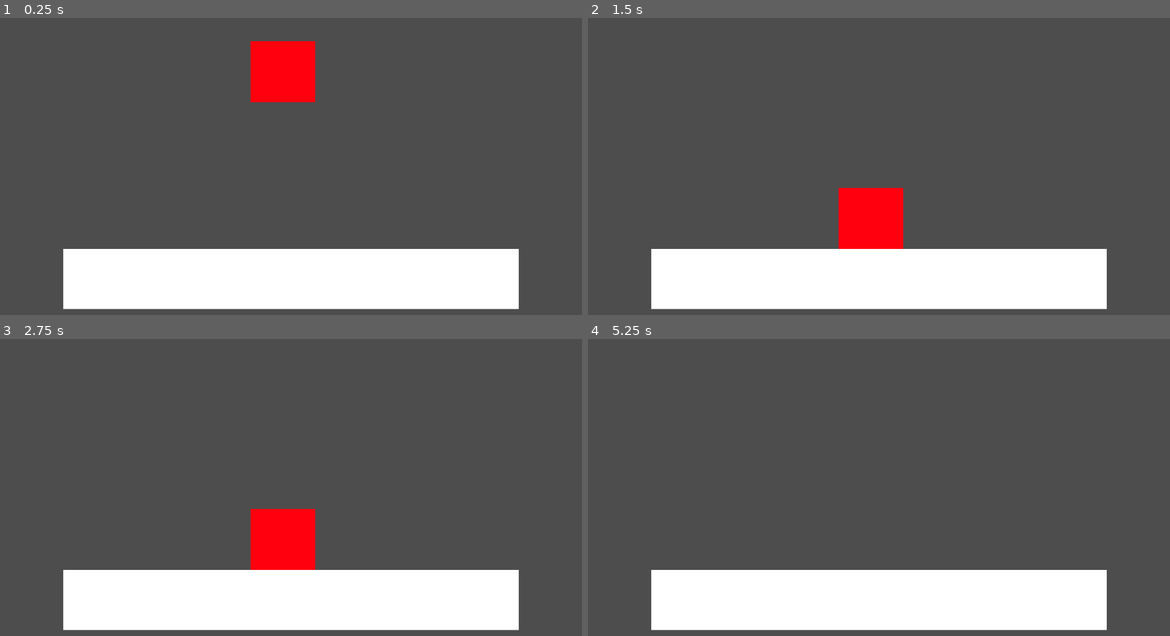
Above: before the commit, frames 1-4 (two rows, left to right).
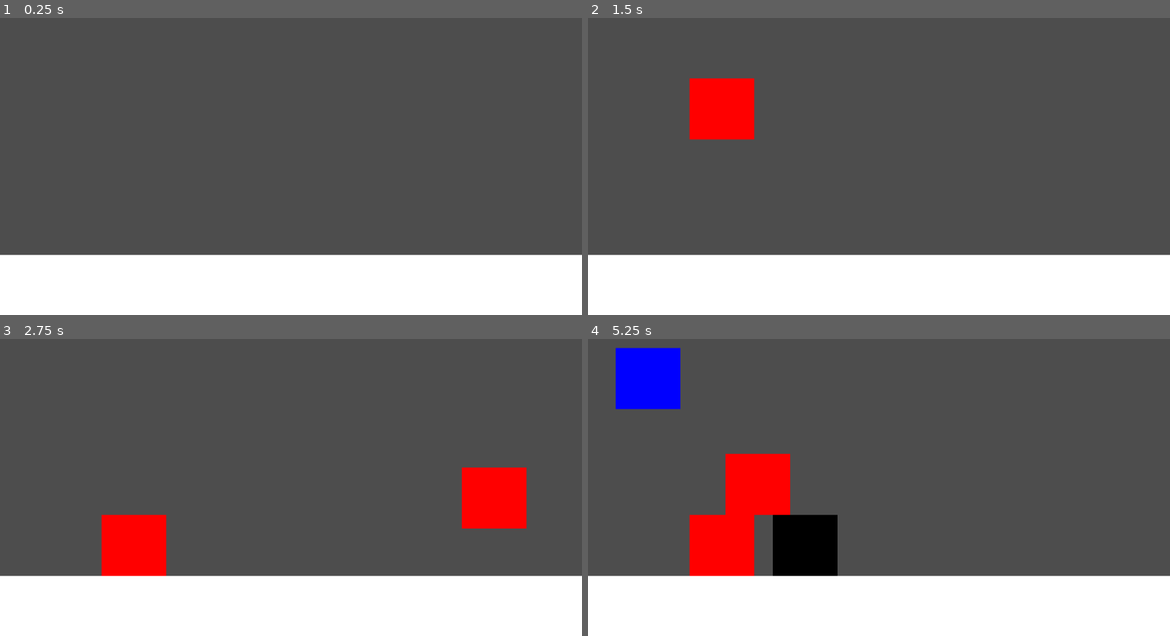
Above: after the commit, the same moments.

Repository: Tassnaz/FallingBlock
Game: Godot game, scene res://Scenes/main.tscn
Two runs of this game, one before a commit and one after it. Both use one fixed random seed, a clock stepped at 60 frames per second and the inputs below.
Inputs (mouse positions are in pixels of both pictures, inside the frame that each line leads up to):
- Up to frame 1 (0.25 s): no input
- Up to frame 2 (1.5 s): move the mouse to (873, 118) at 0.52 s; click (873, 118) at 0.6 s; move the mouse to (762, 166) at 1.27 s; click (762, 166) at 1.35 s
- Up to frame 3 (2.75 s): move the mouse to (349, 401) at 2.02 s; click (349, 401) at 2.1 s
- Up to frame 4 (5.25 s): move the mouse to (849, 537) at 2.77 s; click (849, 537) at 2.85 s; move the mouse to (1053, 520) at 3.52 s; click (1053, 520) at 3.6 s; move the mouse to (704, 422) at 4.27 s; click (704, 422) at 4.35 s; tap Enter at 5 s; move the mouse to (908, 472) at 5.02 s; click (908, 472) at 5.1 s

The runs differ from the first frame. In frame 1, 10% of the frame differs, in the area x 0-100%, y 7-100%; in frame 2, 13%; in frame 3, 15%; in frame 4, 17%, in the area x 0-100%, y 2-100%.

Commit message:
2025-09-21:38
Började lägga till random färg

Diff:
--- a/Scenes/block.tscn
+++ b/Scenes/block.tscn
@@ -14,7 +14,6 @@
 script = ExtResource("1_qxedk")
 
 [node name="Sprite2D" type="Sprite2D" parent="."]
-modulate = Color(1, 0.054902, 0.054902, 1)
 position = Vector2(554, 292.5)
 scale = Vector2(128, 121)
 texture = SubResource("PlaceholderTexture2D_6iajj")
--- a/Scenes/main.tscn
+++ b/Scenes/main.tscn
@@ -1,16 +1,13 @@
-[gd_scene load_steps=4 format=3 uid="uid://0cdnry12lqwy"]
+[gd_scene load_steps=3 format=3 uid="uid://0cdnry12lqwy"]
 
 [ext_resource type="Script" path="res://Scripts/main.gd" id="1_3an2g"]
-[ext_resource type="PackedScene" uid="uid://bs8c3m83otyvd" path="res://Scenes/block.tscn" id="1_o8dm0"]
 
 [sub_resource type="RectangleShape2D" id="RectangleShape2D_52lr8"]
-size = Vector2(902.5, 119)
+size = Vector2(1152.25, 119.5)
 
 [node name="Main" type="Node2D"]
 script = ExtResource("1_3an2g")
-
-[node name="Block" parent="." instance=ExtResource("1_o8dm0")]
-position = Vector2(6, -155)
+RespawnTime = 1.0
 
 [node name="Platform" type="StaticBody2D" parent="."]
 
@@ -18,13 +15,12 @@
 anchors_preset = 5
 anchor_left = 0.5
 anchor_right = 0.5
-offset_left = 125.0
-offset_top = 517.0
-offset_right = 1027.0
-offset_bottom = 636.0
+offset_top = 529.0
+offset_right = 1152.0
+offset_bottom = 648.0
 grow_horizontal = 2
 
 [node name="CollisionShape2D" type="CollisionShape2D" parent="Platform"]
-position = Vector2(575.75, 576.5)
+position = Vector2(575.875, 588.25)
 shape = SubResource("RectangleShape2D_52lr8")
 debug_color = Color(0.832538, 0, 0.238212, 0.42)
--- a/Scripts/block.gd
+++ b/Scripts/block.gd
@@ -2,16 +2,35 @@
 
 var can_click = false
 
+
 func _ready():
+
+	randomize()
+
+	var colors = [
+		Color(1, 0, 0),       # Red
+		Color(1, 0.5, 0),     # Orange
+		Color(1, 1, 0),       # Yellow
+		Color(0, 1, 0),       # Green
+		Color(0, 0, 1),       # Blue
+	]
+
+	modulate = colors.pick_random()
+
 	freeze = false
 
 func _physics_process(delta):
+
+
+
 	if Input.is_action_just_pressed("LeftClick") && can_click == true:
 		queue_free()
 
 	if Input.is_action_just_pressed("Reset"):
 		get_tree().reload_current_scene()
 
+	#print(global_position)
+
 func _on_mouse_box_mouse_entered():
 	can_click = true
 
--- a/Scripts/main.gd
+++ b/Scripts/main.gd
@@ -1,5 +1,38 @@
 extends Node2D
 
-@onready var block_load = load("res://Scenes/block.tscn")
+@onready var BlockLoad = load("res://Scenes/block.tscn")
 
 @onready var RandNr = RandomNumberGenerator.new()
+
+var SimpleCountdownTimer
+
+var SpawnNegX = -490
+var SpawnPosX = 534
+var SpawnPosY = -170
+
+var RandX
+
+@export var RespawnTime = 0.5
+
+func _ready():
+	SimpleCountdownTimer = RespawnTime
+
+func generate_Randx():
+	RandX = RandNr.randf_range(SpawnNegX, SpawnPosX)
+
+func _physics_process(delta):
+	if SimpleCountdownTimer >= 0:
+		SimpleCountdownTimer = SimpleCountdownTimer -1 * delta
+
+	else:
+
+		generate_Randx()
+
+		var NewBlock = BlockLoad.instantiate()
+
+		NewBlock.position.x = RandX
+		NewBlock.position.y = SpawnPosY
+
+		add_child(NewBlock)
+
+		SimpleCountdownTimer = RespawnTime
--- a/project.godot
+++ b/project.godot
@@ -18,6 +18,7 @@
 [display]
 
 window/stretch/mode="viewport"
+window/stretch/aspect="ignore"
 
 [input]
 
